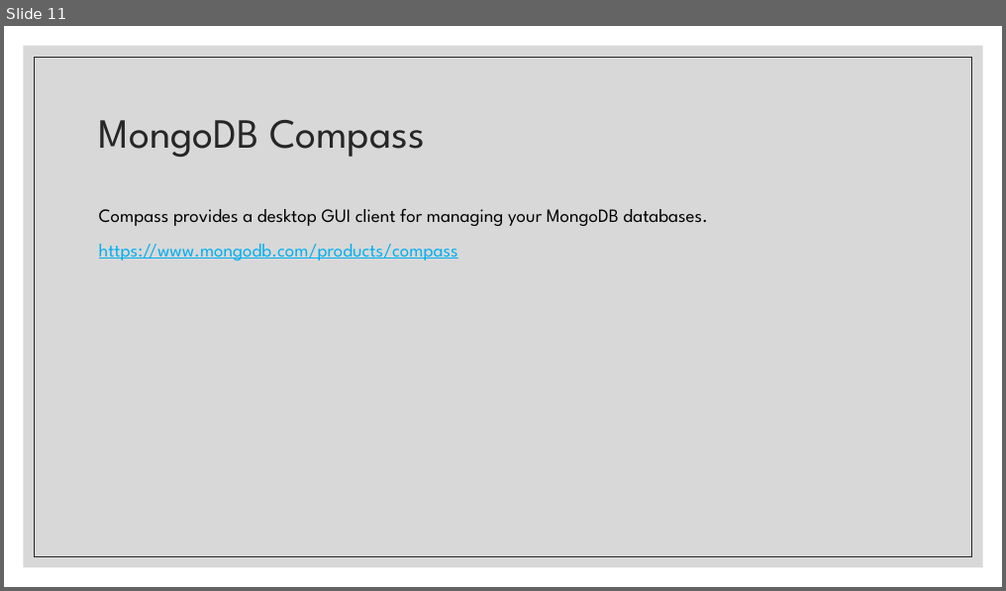
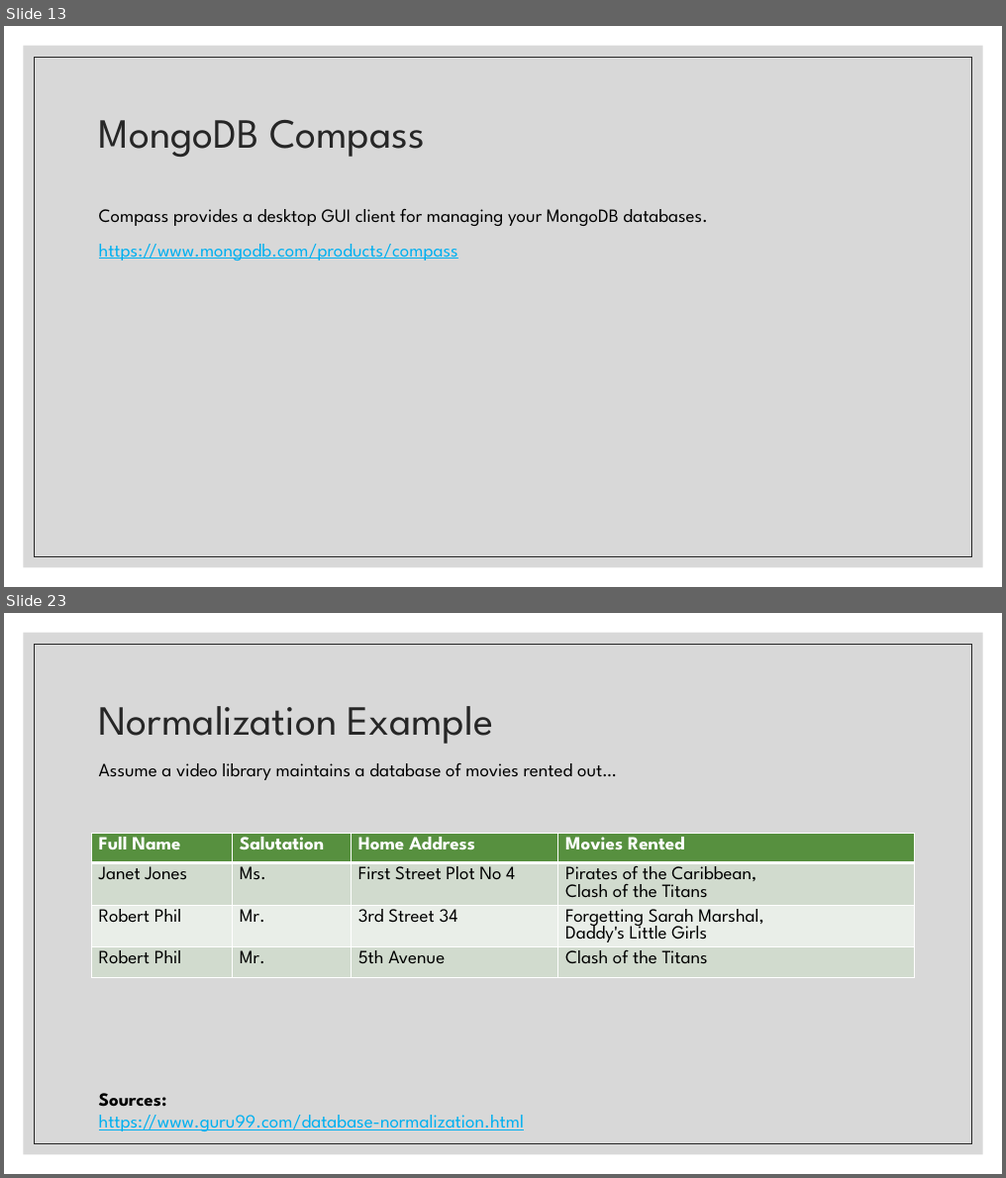
Before and after one commit to zackstotts/base-node-curriculum, a slide deck: unit_03/slides/01 Intro to MongoDB.pptx. Shown one above the other, each under a label of ours: slide 11 before the commit, slides 13 and 23 after it; the slides between them are not shown. The pictures are 1006x591 and 1006x1178 pixels, drawn with LibreOffice and Linux fonts; fonts in the diff are those of the drawing. Boxes give left, top, right and bottom in pixels: in the first picture for what was removed or moved away, otherwise in the second. Text is boxed around its words. In the diff, an @@ line names an element or a change of style, - is before the commit and + after.

```diff
--- a/unit_03/slides/01 Intro to MongoDB.pptx
+++ b/unit_03/slides/01 Intro to MongoDB.pptx
@@ slide 23 added at [4, 613, 1002, 1174], background #FFFFFF; not listed: 2 template elements that a slide beside it also shows @@
@@ title added at [99, 706, 493, 744], 40 pt, text #262626 @@
+Normalization Example
@@ text added at [99, 763, 617, 780], 18 pt, text #000000 @@
+Assume a video library maintains a database of movies rented out…
@@ table added at [91, 833, 915, 998], 4 rows, 4 columns @@
+Full Name | Salutation | Home Address | Movies Rented
+Janet Jones | Ms. | First Street Plot No 4 | Pirates of the Caribbean, / Clash of the Titans
+Robert Phil | Mr. | 3rd Street 34 | Forgetting Sarah Marshal, / Daddy's Little Girls
+Robert Phil | Mr. | 5th Avenue | Clash of the Titans
@@ text added at [99, 1093, 524, 1132], 18 pt, text #00B0F0, underline @@
+Sources:
+https://www.guru99.com/database-normalization.html
@@ what was slide 11 is now slide 13 @@
```
Also in this commit, not shown: 8 slides changed, 27 other slides added, 2 slides removed.
